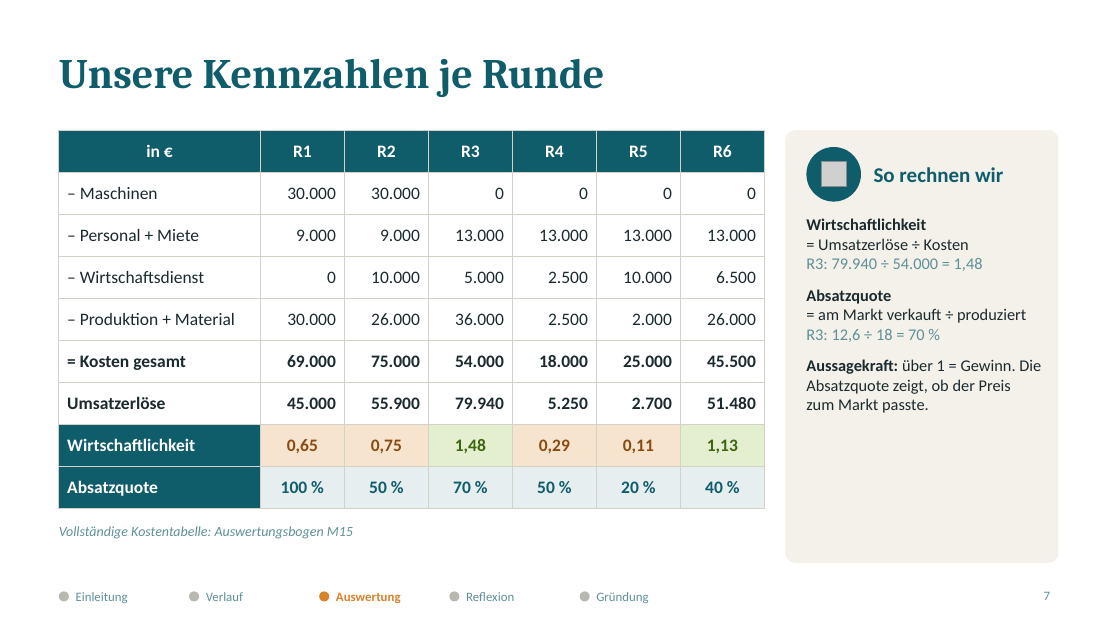
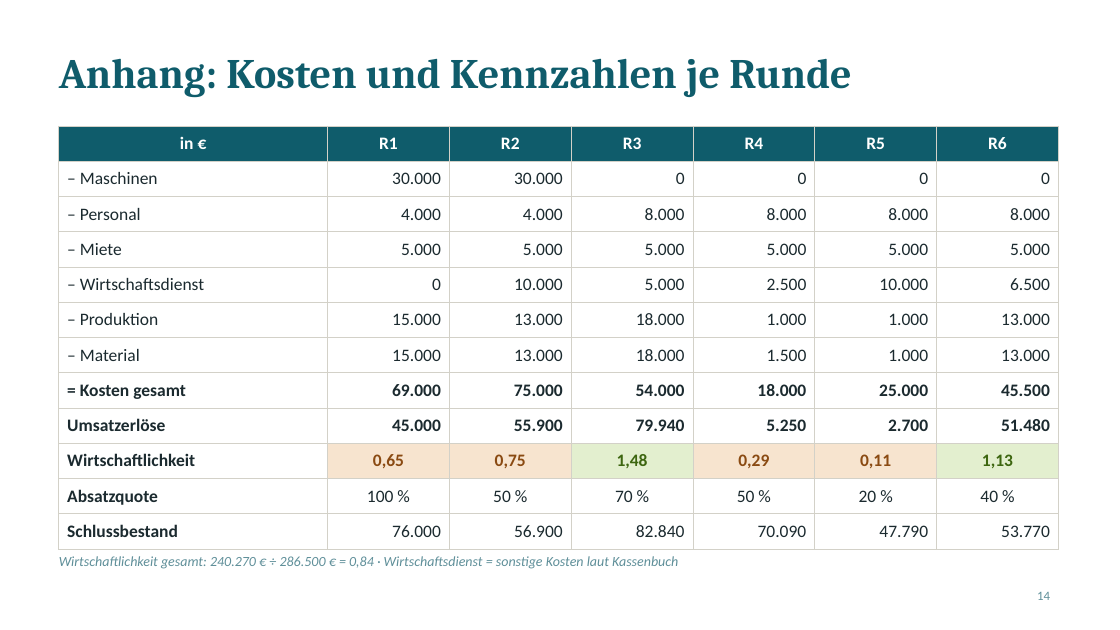
Before and after one commit to jofy0002/claude-workspace, a slide deck: slide 14 of endpraesentation/Elbharz_Endpraesentation.pptx (slide 7 before the commit). Drawn at 1120x630 pixels with LibreOffice and Linux fonts; fonts in the diff are those of the drawing; grey boxes stand for pictures. Boxes give left, top, right and bottom in pixels: in the first picture for what was removed or moved away, otherwise in the second. Text is boxed around its words. In the diff, an @@ line names an element or a change of style, - is before the commit and + after.

```diff
--- a/endpraesentation/Elbharz_Endpraesentation.pptx
+++ b/endpraesentation/Elbharz_Endpraesentation.pptx
@@ title at <box>59,58,851,98</box>: text changed @@
-Unsere Kennzahlen je Runde
+Anhang: Kosten und Kennzahlen je Runde
@@ table at <box>59,126,1059,541</box> @@
-row 3: – Personal + Miete | 9.000 | 9.000 | 13.000 | 13.000 | 13.000 | 13.000
+row 3: – Personal | 4.000 | 4.000 | 8.000 | 8.000 | 8.000 | 8.000
+row 4: – Miete | 5.000 | 5.000 | 5.000 | 5.000 | 5.000 | 5.000
-row 5: – Produktion + Material | 30.000 | 26.000 | 36.000 | 2.500 | 2.000 | 26.000
+row 6: – Produktion | 15.000 | 13.000 | 18.000 | 1.000 | 1.000 | 13.000
+row 7: – Material | 15.000 | 13.000 | 18.000 | 1.500 | 1.000 | 13.000
+row 12: Schlussbestand | 76.000 | 56.900 | 82.840 | 70.090 | 47.790 | 53.770
@@ table: place and size @@
-table at <box>59,130,765,500</box>
+table at <box>59,126,1059,541</box>
@@ rounded rectangle removed at <box>786,130,1059,563</box> @@
@@ ellipse removed at <box>807,147,861,202</box> @@
@@ picture removed at <box>822,162,847,187</box> @@
@@ text removed at <box>874,167,1003,182</box> @@
-So rechnen wir
@@ text removed at <box>806,218,1041,413</box> @@
-Wirtschaftlichkeit
-= Umsatzerlöse ÷ Kosten
-R3: 79.940 ÷ 54.000 = 1,48
-Absatzquote
-= am Markt verkauft ÷ produziert
-R3: 12,6 ÷ 18 = 70 %
-Aussagekraft: über 1 = Gewinn. Die Absatzquote zeigt, ob der Preis zum Markt passte.
@@ text removed at <box>59,526,353,539</box> @@
-Vollständige Kostentabelle: Auswertungsbogen M15
@@ text added at <box>59,556,678,569</box>, 12 pt, text #5F8F99, italic @@
+Wirtschaftlichkeit gesamt: 240.270 € ÷ 286.500 € = 0,84 · Wirtschaftsdienst = sonstige Kosten laut Kassenbuch
@@ ellipse removed at <box>59,592,69,602</box> @@
@@ text removed at <box>76,592,128,603</box> @@
-Einleitung
@@ ellipse removed at <box>189,592,199,602</box> @@
@@ text removed at <box>206,592,243,601</box> @@
-Verlauf
@@ ellipse removed at <box>319,592,329,602</box> @@
@@ text removed at <box>336,592,401,603</box> @@
-Auswertung
@@ ellipse removed at <box>450,592,460,602</box> @@
@@ text removed at <box>466,592,514,601</box> @@
-Reflexion
@@ ellipse removed at <box>580,592,590,602</box> @@
@@ text removed at <box>596,592,648,603</box> @@
-Gründung
@@ page number at <box>1037,592,1050,600</box>: text changed @@
-7
+14
```
Also in this commit, not shown: 6 other slides changed, 3 slides added, 2 slides removed, 7 other files.
